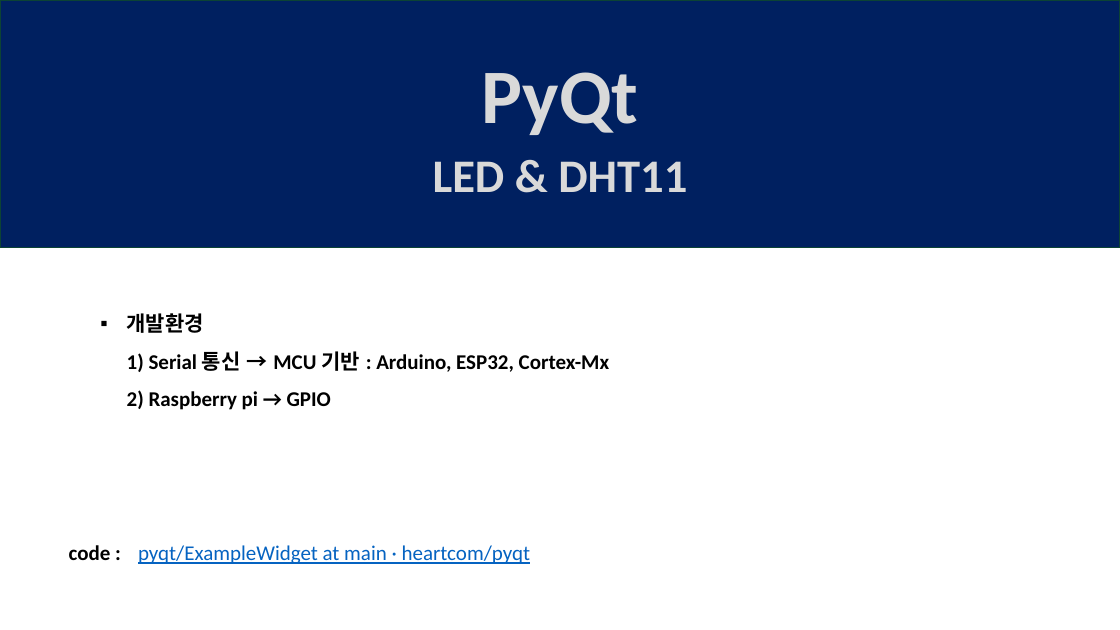
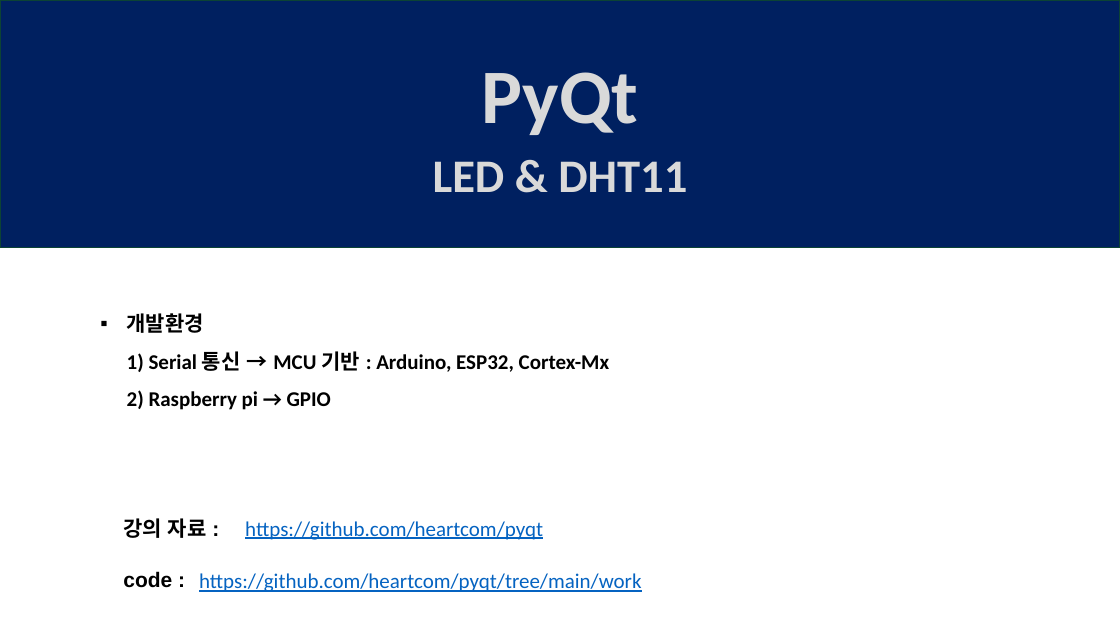
Before and after one commit to heartcom/pyqt, a slide deck: slide 1 of 02_PyQt_LED_DHT11_2025.pptx. Drawn at 1120x630 pixels with LibreOffice and Linux fonts; fonts in the diff are those of the drawing. Boxes give left, top, right and bottom in pixels: in the first picture for what was removed or moved away, otherwise in the second. Text is boxed around its words. In the diff, an @@ line names an element or a change of style, - is before the commit and + after.

```diff
--- a/02_PyQt_LED_DHT11_2025.pptx
+++ b/02_PyQt_LED_DHT11_2025.pptx
@@ text "강의 자료 :": place and size @@
-text "강의 자료 :" at [69, 545, 111, 560]
+text "강의 자료 :" at [123, 518, 207, 588]
@@ text at [123, 518, 207, 538]: paragraph added @@
+강의 자료 :
@@ text added at [245, 521, 543, 540], 18 pt, text #0563C1, underline @@
+https://github.com/heartcom/pyqt
@@ text removed at [138, 545, 530, 564] @@
-pyqt/ExampleWidget at main · heartcom/pyqt
@@ text at [123, 571, 172, 588]: font Calibri to Arial in "code :" @@
@@ text added at [199, 573, 641, 592], 18 pt, text #0563C1, underline @@
+https://github.com/heartcom/pyqt/tree/main/work
```
Also in this commit, not shown: 1 other file.
